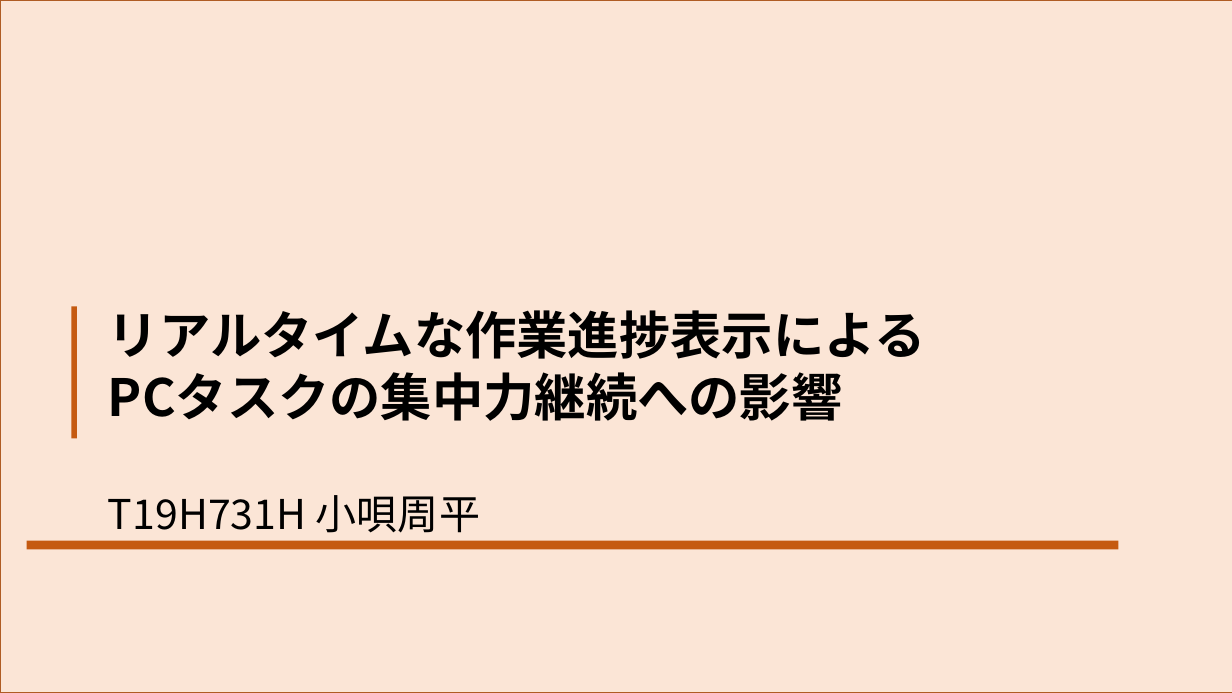
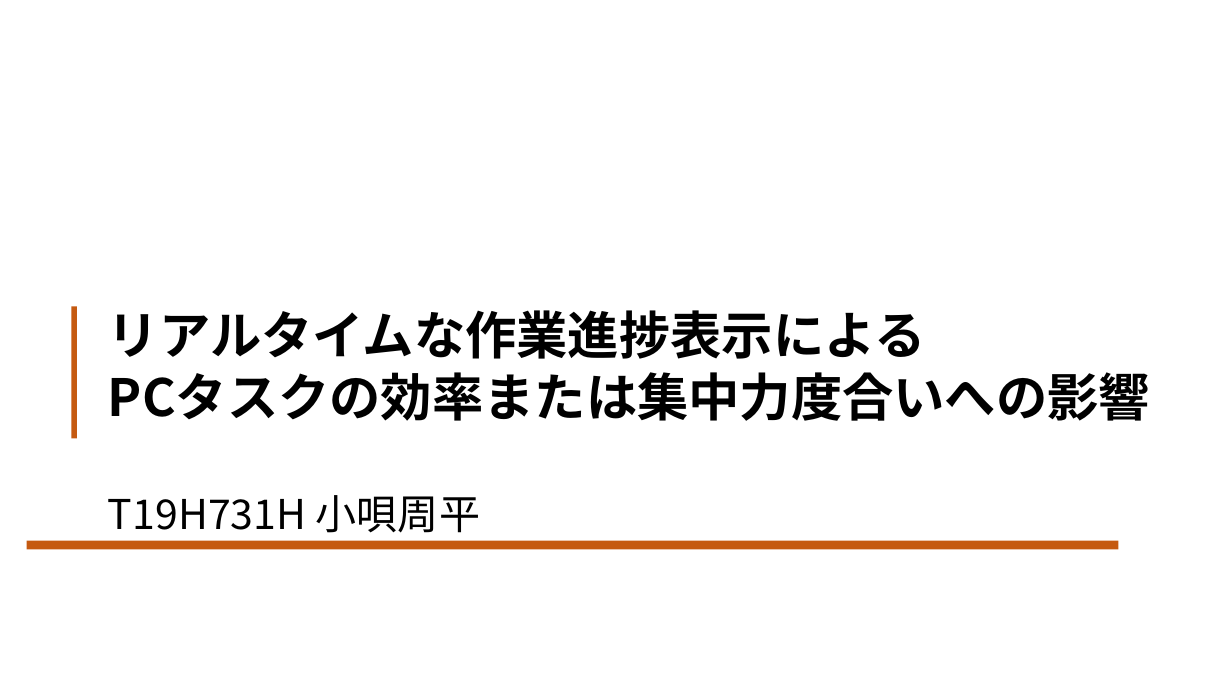
Before and after one commit to Shuhei-pp/graduation_thesis, a slide deck: slide 1 of 発表_p/20221212_発表.pptx. Drawn at 1232x693 pixels with LibreOffice and Linux fonts; fonts in the diff are those of the drawing. Boxes give left, top, right and bottom in pixels: in the first picture for what was removed or moved away, otherwise in the second. Text is boxed around its words. In the diff, an @@ line names an element or a change of style, - is before the commit and + after.

```diff
--- a/発表_p/20221212_発表.pptx
+++ b/発表_p/20221212_発表.pptx
@@ rectangle removed at (0, 0, 1232, 693) @@
@@ text at (108, 372, 1150, 421): text changed @@
-PCタスクの集中力継続への影響
+PCタスクの効率または集中力度合いへの影響
```
Also in this commit, not shown: 11 other slides changed, 1 slide added, 5 slides removed, 9 other files.
